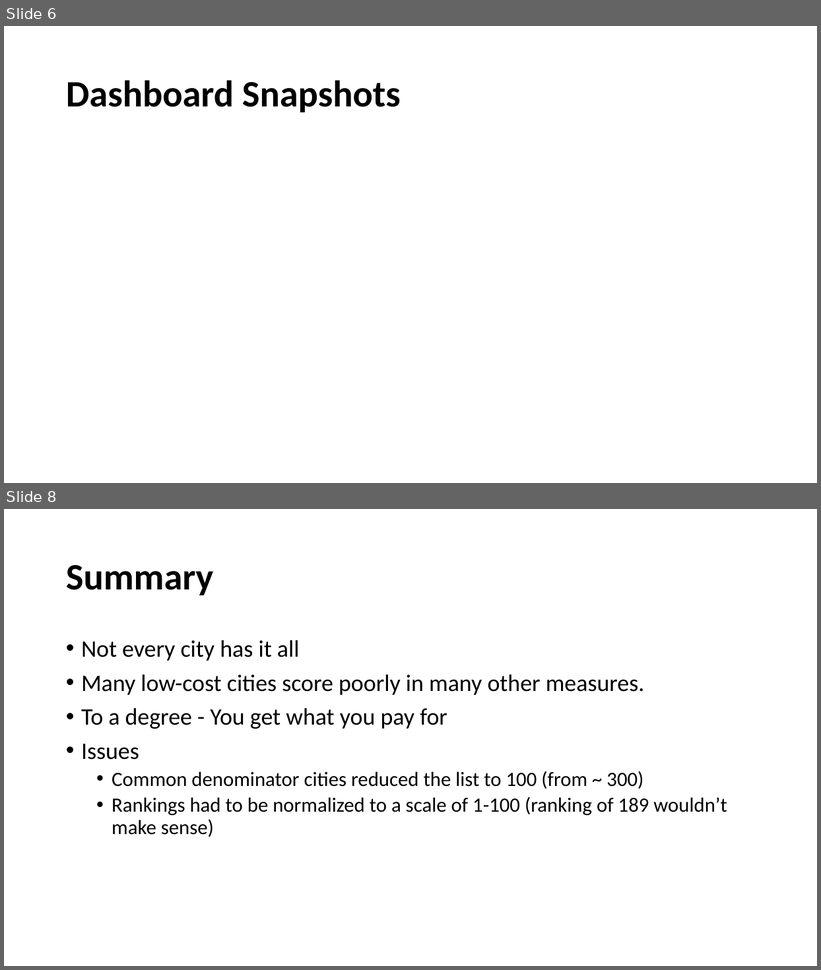
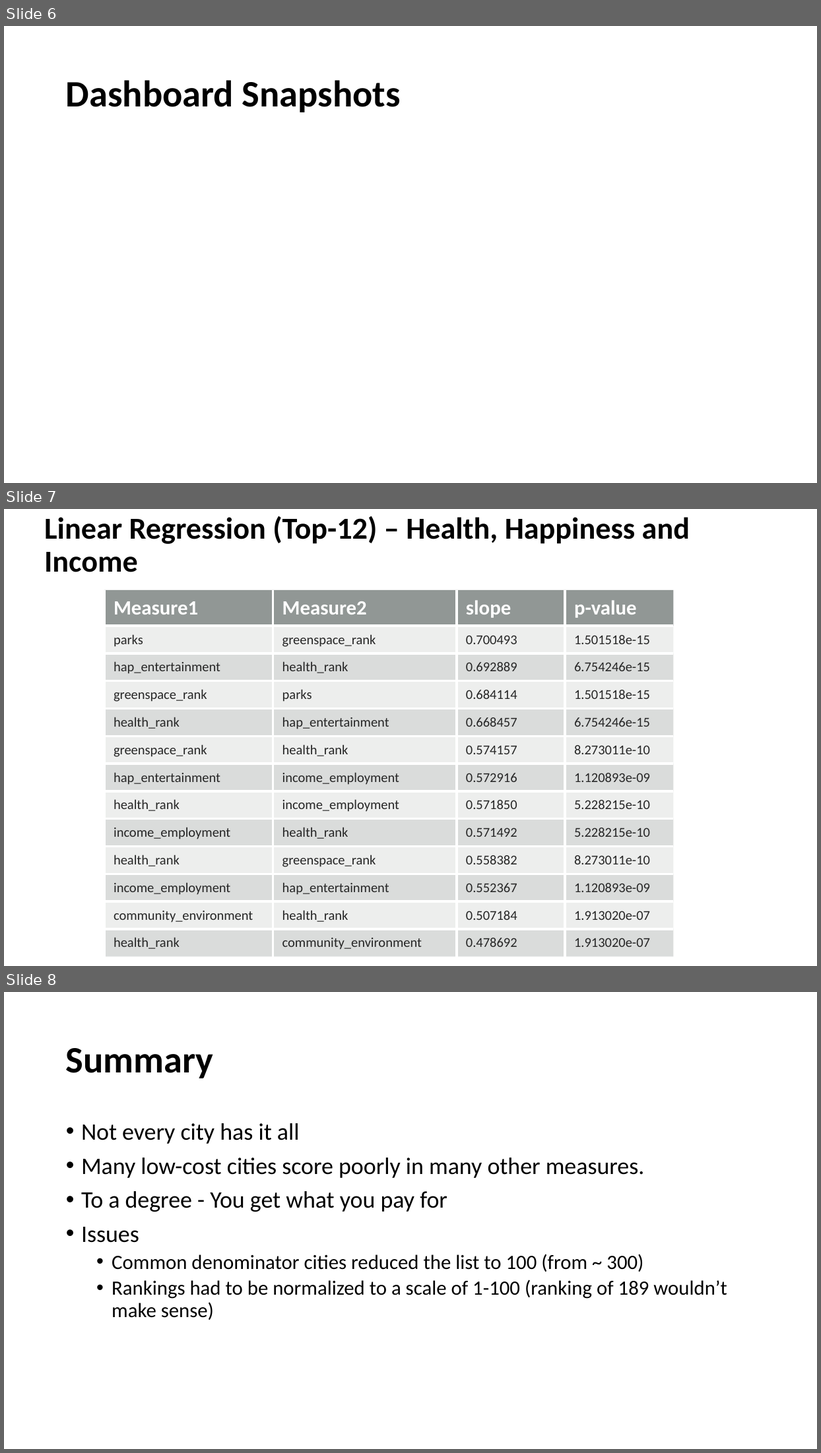
Before and after one commit to jamiedeguz/weatherornot, a slide deck: Presentation.pptx. Shown one above the other, each under a label of ours: slides 6 and 8 before the commit, slides 6, 7 and 8 after it; the slides between them are not shown. The pictures are 821x970 and 821x1453 pixels, drawn with LibreOffice and Linux fonts; fonts in the diff are those of the drawing. Boxes give left, top, right and bottom in pixels: in the first picture for what was removed or moved away, otherwise in the second. Text is boxed around its words. In the diff, an @@ line names an element or a change of style, - is before the commit and + after.

Commit message:
linear regression

```diff
--- a/Presentation.pptx
+++ b/Presentation.pptx
@@ slide 7 added at (4,509,817,966), background #FFFFFF @@
@@ title added at (44,516,690,572), 36 pt, text #000000, bold @@
+Linear Regression (Top-12) – Health, Happiness and Income
@@ table added at (104,590,675,953), 13 rows, 4 columns @@
+Measure1 | Measure2 | slope | p-value
+parks | greenspace_rank | 0.700493 | 1.501518e-15
+hap_entertainment | health_rank | 0.692889 | 6.754246e-15
+greenspace_rank | parks | 0.684114 | 1.501518e-15
+health_rank | hap_entertainment | 0.668457 | 6.754246e-15
+greenspace_rank | health_rank | 0.574157 | 8.273011e-10
+hap_entertainment | income_employment | 0.572916 | 1.120893e-09
+health_rank | income_employment | 0.571850 | 5.228215e-10
+income_employment | health_rank | 0.571492 | 5.228215e-10
+health_rank | greenspace_rank | 0.558382 | 8.273011e-10
+income_employment | hap_entertainment | 0.552367 | 1.120893e-09
+community_environment | health_rank | 0.507184 | 1.913020e-07
+health_rank | community_environment | 0.478692 | 1.913020e-07
```
Also in this commit, not shown: 1 slide removed.
